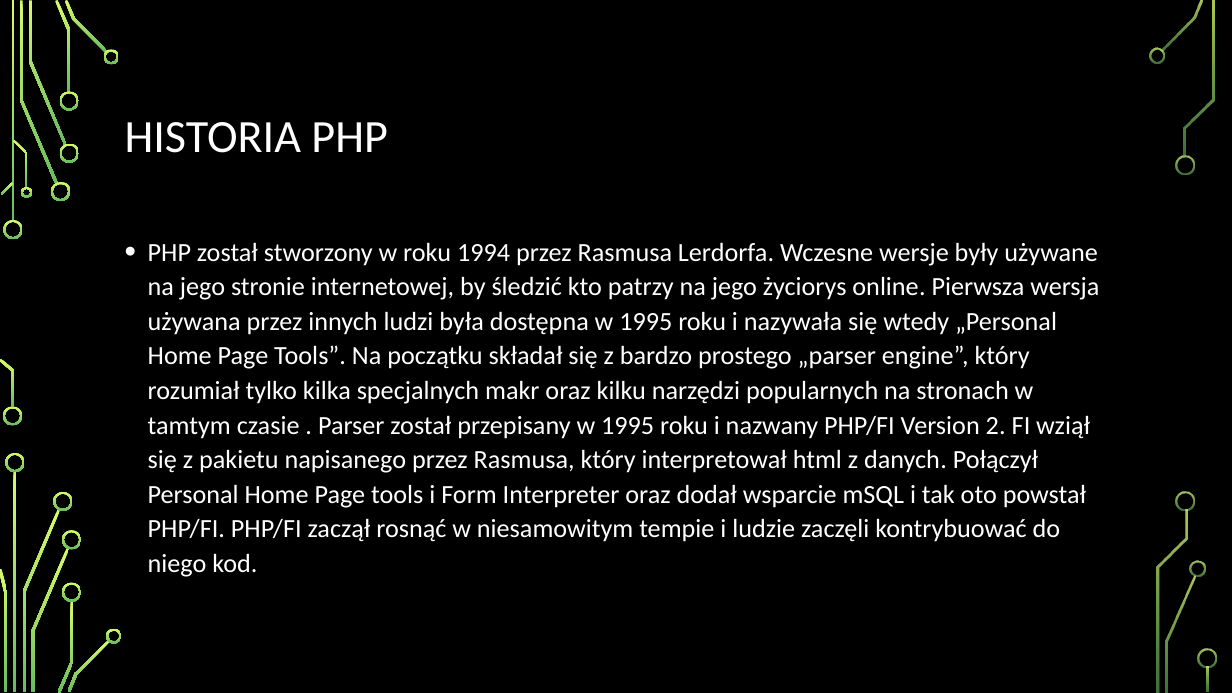
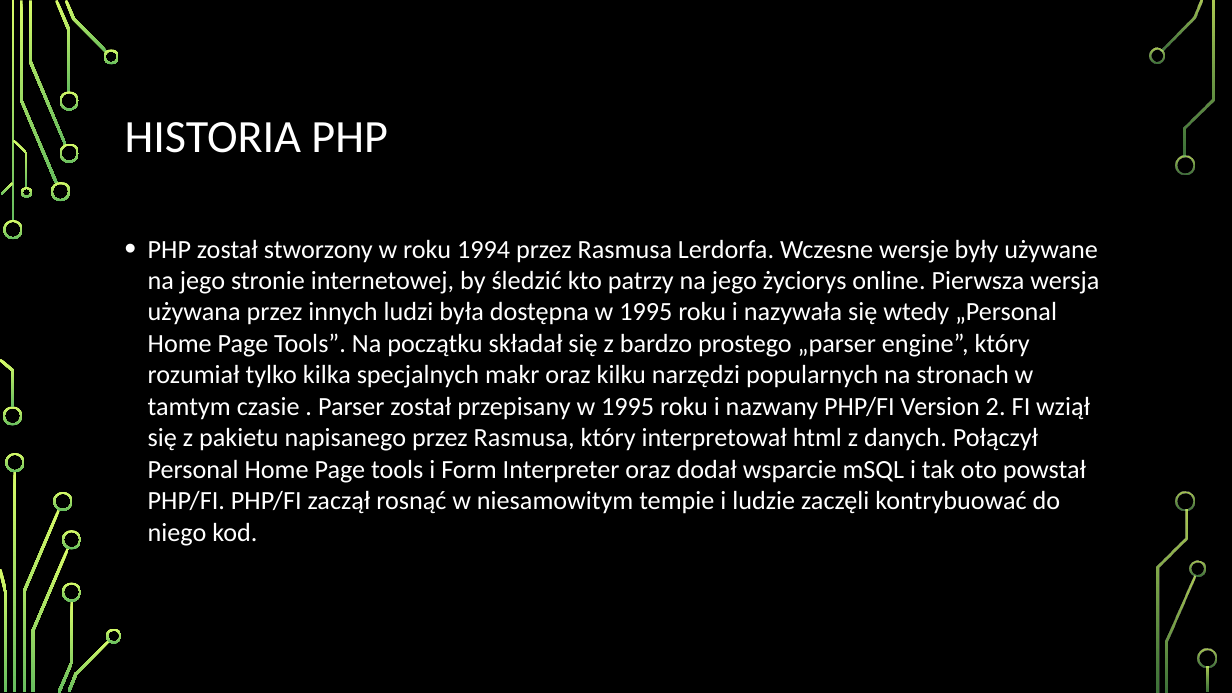
Before and after one commit to Rekar7/pai2, a slide deck: slide 2 of Czym jest PHP.pptx. Drawn at 1232x693 pixels with LibreOffice and Linux fonts; fonts in the diff are those of the drawing; background and template pictures are left out. Boxes give left, top, right and bottom in pixels: in the first picture for what was removed or moved away, otherwise in the second. Text is boxed around its words. In the diff, an @@ line names an element or a change of style, - is before the commit and + after.

```diff
--- a/Czym jest PHP.pptx
+++ b/Czym jest PHP.pptx
@@ text "PHP został stworzony w roku ..." at <box>148,239,1099,546</box>: line spacing 1.1 to 1 @@
```
Also in this commit, not shown: 2 other slides changed.
